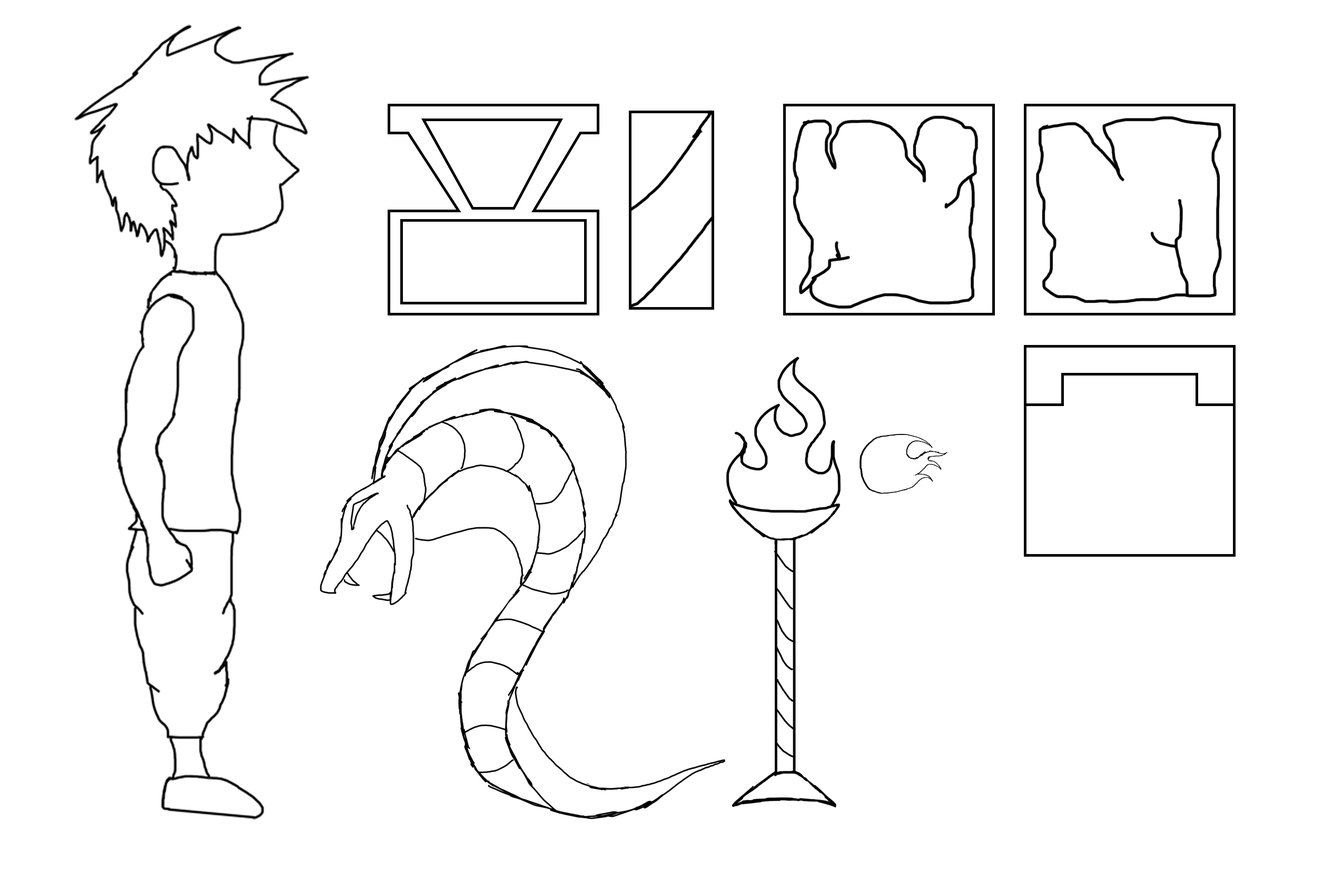
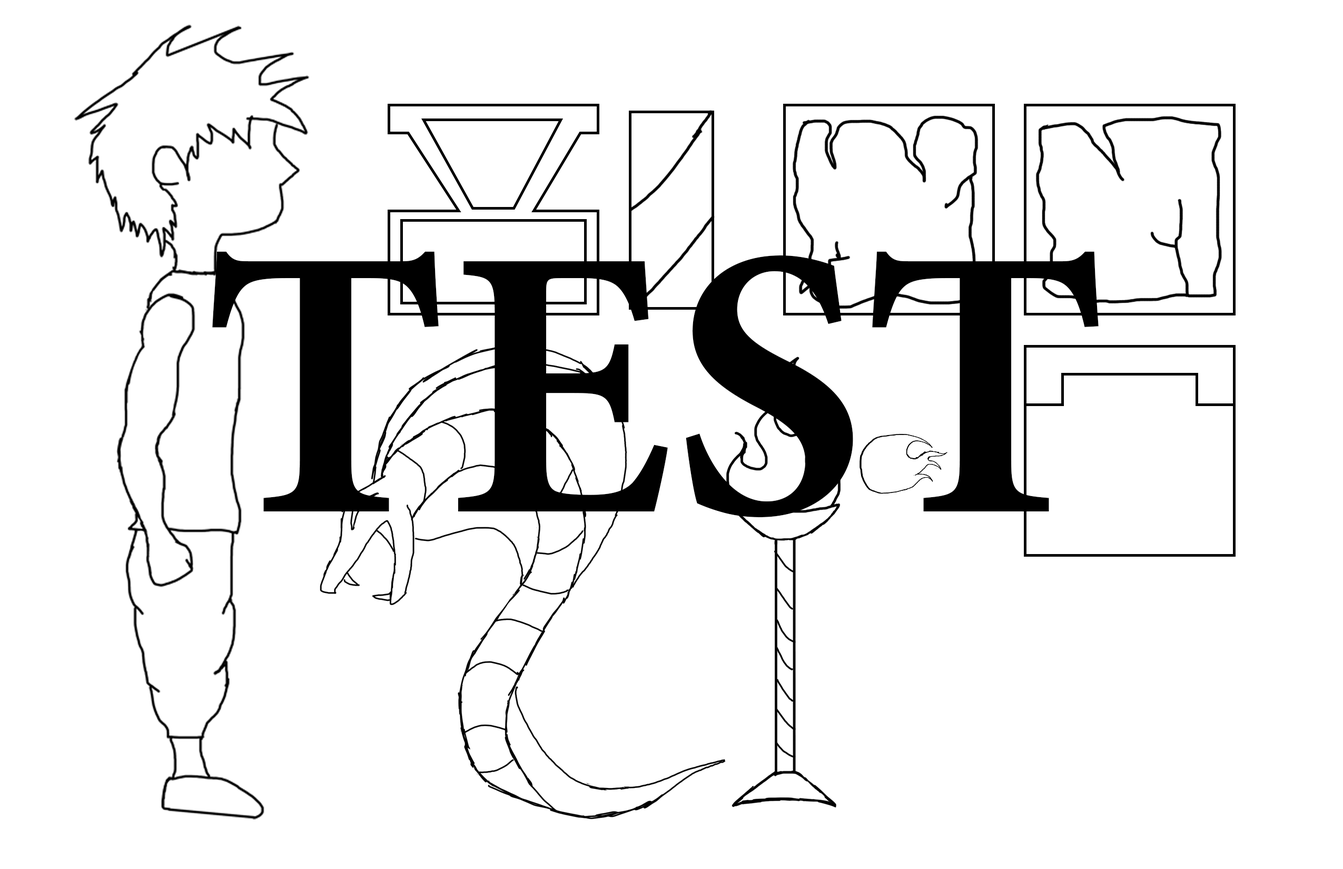
The second 1343px x 869px image is a revision of the first. Changes to its layers:
added layer "TEST" above "Rectangle 1 copy 6" over [212, 251, 1099, 518]
